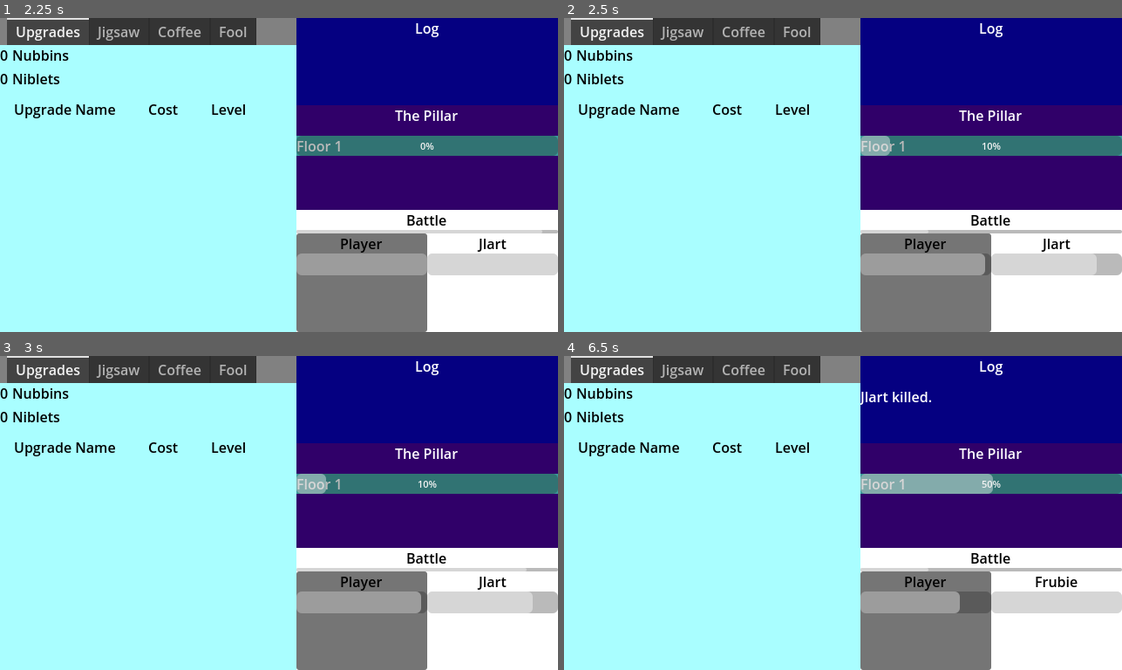
Above: before the commit, frames 1-4 (two rows, left to right).
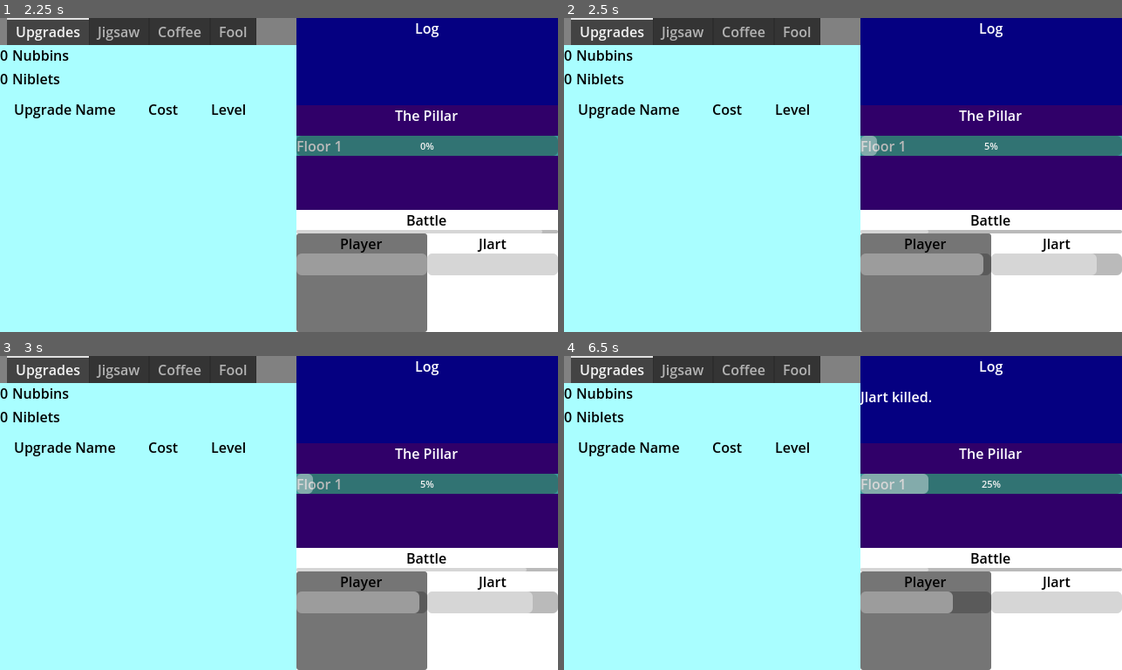
Above: after the commit, the same moments.

Repository: Cucumber-Maki/gmtk-2025
Game: Godot game, scene res://scenes/splashScreen/splashScreen.tscn
Two runs of this game, one before a commit and one after it. Both use one fixed random seed, a clock stepped at 60 frames per second and the inputs below.
Inputs (mouse positions are in pixels of both pictures, inside the frame that each line leads up to):
- Up to frame 1 (2.25 s): tap Enter at 0.5 s; move the mouse to (401, 159) at 0.52 s; click (401, 159) at 0.67 s; drag from (167, 190) to (251, 237) at 1.27 s; move the mouse to (334, 105) at 2.02 s
- Up to frame 2 (2.5 s): no input
- Up to frame 3 (3 s): drag from (251, 575) to (111, 465) at 2.77 s
- Up to frame 4 (6.5 s): move the mouse to (1010, 560) at 3.52 s; hold Escape (player_menu_back) 3.53-4.25 s; drag from (675, 465) to (759, 434) at 4.27 s; move the mouse to (870, 513) at 5.02 s; hold Escape (player_menu_back) 5.03-5.75 s; click (870, 513) at 5.17 s; drag from (759, 434) to (731, 528) at 5.77 s

Frame 1 is identical in both runs. In frame 2, 0.2% of the frame differs, in the area x 55-79%, y 37-82%; in frame 3, 0.2%; in frame 4, 1.0%, in the area x 64-93%, y 37-82%.

Commit message:
refactor: Weighted floors.

Diff:
--- a/assets/gameLoop/battle/battle.gd
+++ b/assets/gameLoop/battle/battle.gd
@@ -88,10 +88,10 @@
 	else:
 		enemyLabel.text = currentEnemy.m_name;
 		enemyHealthbar.visible = true;
+		enemyHealthbar.max_value = currentEnemyMaxHealth;
 		enemyHealthbar.value = currentEnemy.m_health;
-		enemyHealthbar.max_value = currentEnemyMaxHealth;
 
+	playerHealthbar.max_value = playerMaxHealth;
 	playerHealthbar.value = playerHealth;
-	playerHealthbar.max_value = playerMaxHealth;
 
 	Pillar.s_instance.updateVisuals();
--- a/assets/gameLoop/pillar/enemy.gd
+++ b/assets/gameLoop/pillar/enemy.gd
@@ -18,16 +18,53 @@
 func _init(type : Type, factor : float) -> void:
 	m_name = Type.keys()[type];
 
+	m_health = 1.0;
+	m_damage = 1.0;
+	m_blocksProgress = false;
+
 	match (type):
-		_:
+		Type.Jlart:
 			m_health = 5.0;
-			m_damage = 0.5;
+			m_damage = 0.6;
+		Type.Frubie:
+			m_health = 4.0;
+			m_damage = 2.6;
+		Type.Frogrogg:
+			m_health = 7.0;
+			m_damage = 1.6;
+		Type.Thuwart:
+			m_health = 65.0;
+			m_damage = 0.4;
+			m_blocksProgress = true;
+		Type.Ruube:
+			m_health = 20.0;
+			m_damage = 6.5;
+		Type.Dazcys:
+			m_health = 80.0;
+			m_damage = 1.5;
 			m_blocksProgress = true;
 
 	m_health *= healthCo(factor);
 	m_damage *= damageCo(factor);
 
 func healthCo(factor : float) -> float:
-	return 1.0;
+	return pow(1.2, factor);
 func damageCo(factor : float) -> float:
-	return 1.0;
+	return pow(1.3, factor);
+
+
+static func getEnemyWeight(type : Enemy.Type) -> float:
+	match (type):
+		Type.Jlart:
+			return 2;
+		Type.Frubie:
+			return 5;
+		Type.Frogrogg:
+			return 3;
+		Type.Thuwart:
+			return 9;
+		Type.Ruube:
+			return 10;
+		Type.Dazcys:
+			return 15;
+	return 1000000;
--- a/assets/gameLoop/pillar/floor.gd
+++ /dev/null
@@ -1,4 +0,0 @@
-extends Resource
-class_name Floor;
-
-@export var enemies : Array[Enemy.Type] = []
--- a/assets/gameLoop/pillar/pillar.gd
+++ b/assets/gameLoop/pillar/pillar.gd
@@ -4,7 +4,9 @@
 
 var currentFloor = 0;
 var currentEnemy = 0;
-@export var floors : Array[Floor] = [];
+@export var floors : Array[float] = [];
+
+var currentFloorEnemies : Array[Enemy.Type] = [];
 
 @export var highlightStyleBox : StyleBox;
 
@@ -18,6 +20,8 @@
 	progressBar.set_anchors_preset(Control.PRESET_FULL_RECT);
 	progressBar.add_theme_font_size_override("font_size", 11);
 	progressBar.max_value = 1.0;
+	#
+	generateEnemies();
 	#
 	clearVisuals();
 	updateVisuals();
@@ -35,7 +39,7 @@
 	if (Battle.s_instance != null && Battle.s_instance.currentEnemy != null):
 		progressIndex -= (Battle.s_instance.currentEnemy.m_health / Battle.s_instance.currentEnemyMaxHealth);
 
-	progressBar.value = progressIndex / (floors[currentFloor].enemies.size() as float);
+	progressBar.value = progressIndex / (currentFloorEnemies.size() as float);
 
 	for i : int in range(pillarParent.get_child_count()):
 		var label : Label = pillarParent.get_child(i) as Label;
@@ -54,10 +58,10 @@
 		n.queue_free();
 
 func getNextEnemy() -> Enemy:
-	if (floors[currentFloor].enemies.size() <= currentEnemy):
+	if (currentFloorEnemies.size() <= currentEnemy):
 		goUpFloor();
 
-	var enemy : Enemy = Enemy.new(floors[currentFloor].enemies[currentEnemy], currentFloor);
+	var enemy : Enemy = Enemy.new(currentFloorEnemies[currentEnemy], currentFloor);
 	currentEnemy += 1;
 
 	updateVisuals();
@@ -68,3 +72,50 @@
 	if (currentFloor < floors.size() - 1):
 		currentFloor += 1;
 	currentEnemy = 0;
+	generateEnemies();
+
+func generateEnemies() -> void:
+	var remainingWeight = floors[currentFloor];
+
+	currentFloorEnemies = [];
+	var availableTypes : Array[Enemy.Type] = [
+		Enemy.Type.Jlart,
+		Enemy.Type.Jlart,
+		Enemy.Type.Jlart,
+		Enemy.Type.Jlart,
+		Enemy.Type.Jlart,
+		Enemy.Type.Jlart,
+		Enemy.Type.Jlart,
+		Enemy.Type.Jlart,
+		Enemy.Type.Frubie,
+		Enemy.Type.Frubie,
+		Enemy.Type.Frubie,
+		Enemy.Type.Frubie,
+		Enemy.Type.Frogrogg,
+		Enemy.Type.Frogrogg,
+		Enemy.Type.Frogrogg,
+		Enemy.Type.Frogrogg,
+		Enemy.Type.Thuwart,
+		Enemy.Type.Thuwart,
+		Enemy.Type.Ruube,
+		Enemy.Type.Ruube,
+		Enemy.Type.Dazcys,
+	];
+
+	while (availableTypes.size() > 0):
+		var t : Enemy.Type = availableTypes.pick_random();
+		#
+		var w := Enemy.getEnemyWeight(t);
+		if (w > remainingWeight):
+			availableTypes.erase(t);
+			continue;
+		#
+		remainingWeight -= w;
+		currentFloorEnemies.append(t);
+
+	currentFloorEnemies.sort_custom(func(a, b):
+		return Enemy.getEnemyWeight(a) < Enemy.getEnemyWeight(b);
+	)
+
+	if (currentFloorEnemies.size() <= 0):
+		currentFloorEnemies.append(Enemy.Type.Jlart);
--- a/scenes/game/game.tscn
+++ b/scenes/game/game.tscn
@@ -1,27 +1,16 @@
-[gd_scene load_steps=11 format=3 uid="uid://cea0kc0y5xkmo"]
+[gd_scene load_steps=8 format=3 uid="uid://cea0kc0y5xkmo"]
 
 [ext_resource type="PackedScene" uid="uid://xy3aopgi2d6r" path="res://assets/menus/upgradePage/upgradeButtons.tscn" id="1_0sr1o"]
 [ext_resource type="PackedScene" uid="uid://bbifpjh38o0od" path="res://assets/jigsaw/hand/hand.tscn" id="1_7h61r"]
 [ext_resource type="PackedScene" uid="uid://43nivlwe34mu" path="res://assets/jigsaw/jigsawPiece/jigsawPieceBase.tscn" id="2_0sr1o"]
 [ext_resource type="PackedScene" uid="uid://bxc6gcyp5h2hr" path="res://assets/gameLoop/log/log.tscn" id="3_0sr1o"]
 [ext_resource type="PackedScene" uid="uid://81ra0g3pbd5y" path="res://assets/gameLoop/pillar/pillar.tscn" id="4_kelw5"]
-[ext_resource type="Script" uid="uid://dnrmcqv02w308" path="res://assets/gameLoop/pillar/floor.gd" id="5_lfrn8"]
 [ext_resource type="PackedScene" uid="uid://df8vlpa7sp0y4" path="res://assets/gameLoop/battle/battle.tscn" id="6_5i0tg"]
 
 [sub_resource type="Theme" id="Theme_7h61r"]
 HBoxContainer/constants/separation = 0
 HSplitContainer/constants/separation = 0
 VBoxContainer/constants/separation = 0
-
-[sub_resource type="Resource" id="Resource_lfrn8"]
-script = ExtResource("5_lfrn8")
-enemies = Array[int]([0, 1])
-metadata/_custom_type_script = "uid://dnrmcqv02w308"
-
-[sub_resource type="Resource" id="Resource_5i0tg"]
-script = ExtResource("5_lfrn8")
-enemies = Array[int]([3, 4, 4, 5, 1])
-metadata/_custom_type_script = "uid://dnrmcqv02w308"
 
 [node name="Game" type="Node2D"]
 
@@ -162,7 +151,7 @@
 
 [node name="Pillar" parent="CanvasLayer/HSplitContainer/VBoxContainer" instance=ExtResource("4_kelw5")]
 layout_mode = 2
-floors = Array[ExtResource("5_lfrn8")]([SubResource("Resource_lfrn8"), SubResource("Resource_5i0tg")])
+floors = Array[float]([10.0, 40.0, 50.0, 60.0])
 
 [node name="Battle" parent="CanvasLayer/HSplitContainer/VBoxContainer" instance=ExtResource("6_5i0tg")]
 layout_mode = 2
Not shown, removed: assets/gameLoop/pillar/floor.gd.uid
